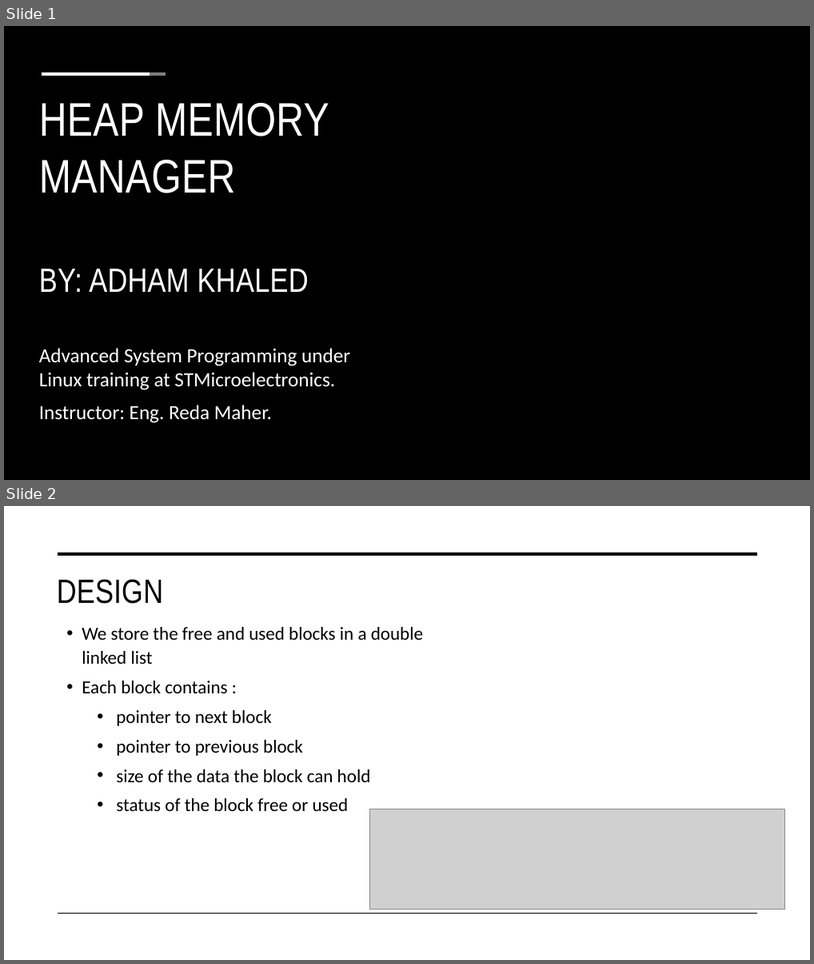
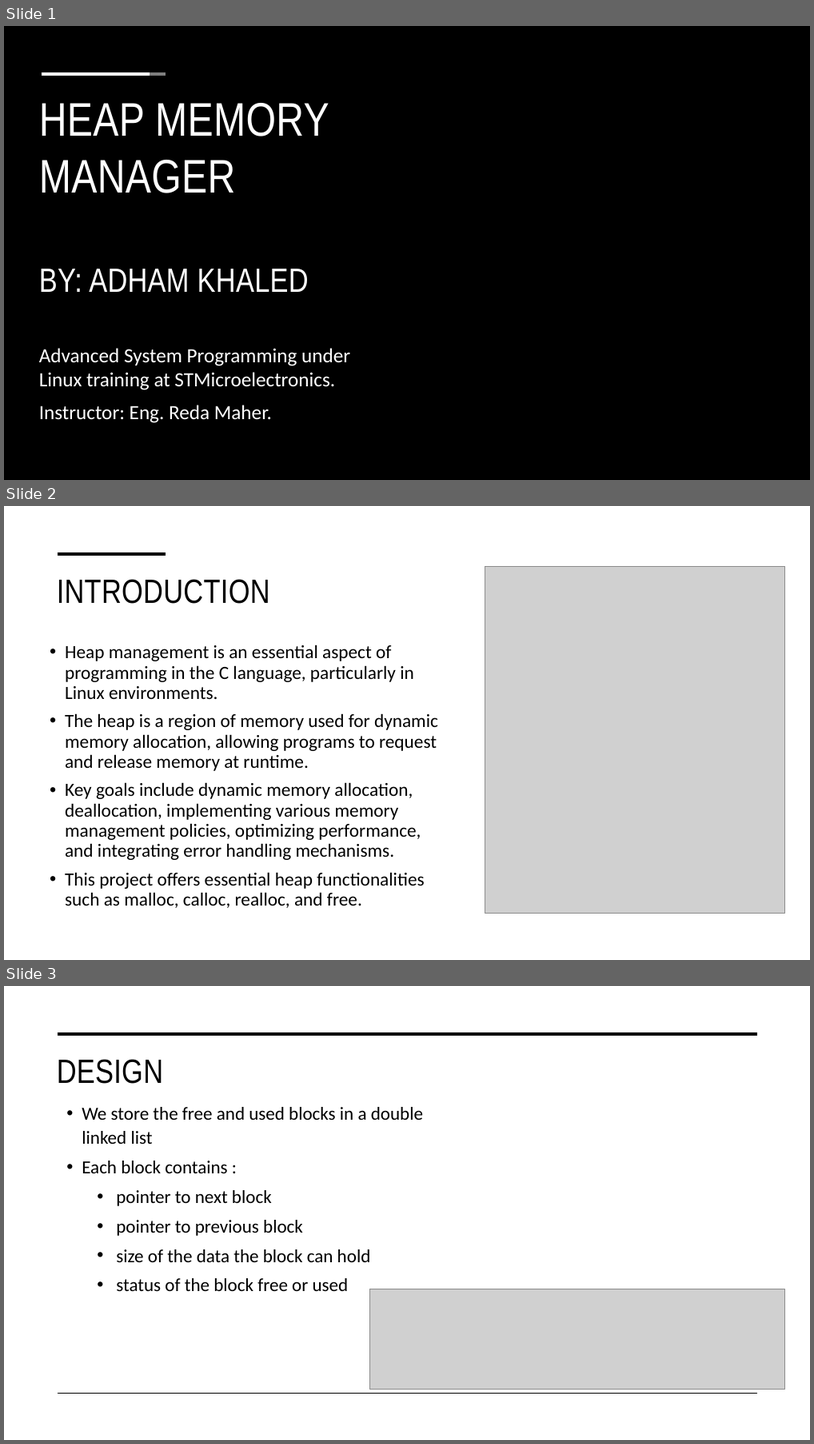
Before and after one commit to adhamkhaled312/STM-Linux-System-Programming, a slide deck: Advanced_Training/hmm_project/Presentation.pptx. Shown one above the other, each under a label of ours: slides 1 and 2 before the commit, slides 1, 2 and 3 after it. The pictures are 814x964 and 814x1444 pixels, drawn with LibreOffice and Linux fonts; fonts in the diff are those of the drawing; grey boxes stand for pictures; background and template pictures are left out. Boxes give left, top, right and bottom in pixels: in the first picture for what was removed or moved away, otherwise in the second. Text is boxed around its words. In the diff, an @@ line names an element or a change of style, - is before the commit and + after.

Commit message:
add introduction slide

```diff
--- a/Advanced_Training/hmm_project/Presentation.pptx
+++ b/Advanced_Training/hmm_project/Presentation.pptx
@@ slide 2 added at bbox=[4, 506, 810, 960], background #FFFFFF @@
@@ line added from (58, 554) to (166, 554), #000000 3.5 pt @@
@@ picture added at bbox=[486, 567, 786, 913] @@
@@ title added at bbox=[57, 579, 270, 604], 40 pt, text #000000 @@
+INTRODUCTION
@@ text added at bbox=[65, 644, 438, 908], 22.2 pt, text #000000 @@
+• Heap management is an essential aspect of programming in the C language, particularly in Linux environments.
+• The heap is a region of memory used for dynamic memory allocation, allowing programs to request and release memory at runtime.
+• Key goals include dynamic memory allocation, deallocation, implementing various memory management policies, optimizing performance, and integrating error handling mechanisms.
+• This project offers essential heap functionalities such as malloc, calloc, realloc, and free.
@@ what was slide 2 is now slide 3 @@
```
